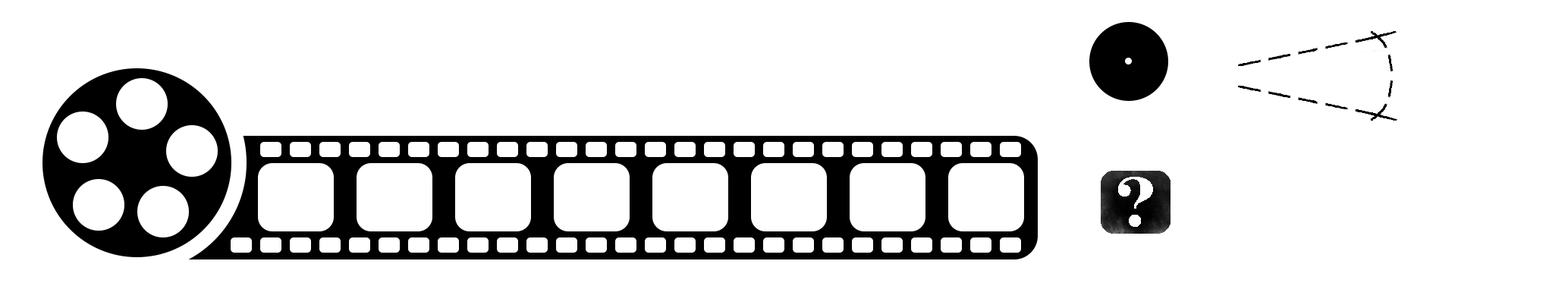
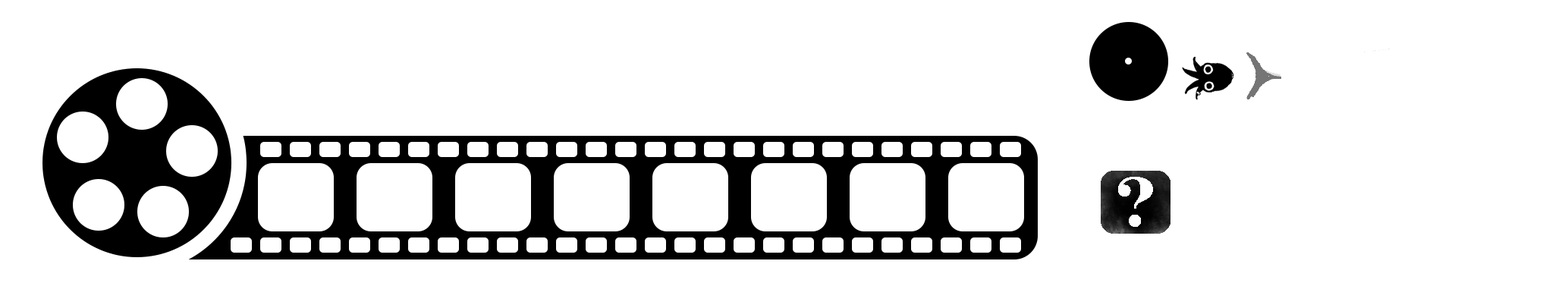
Layer changes from the first w=1568, h=305 image to the second:
showed "Layer 6" over <box>1181,56,1235,101</box>
added layer "Layer 8" above "Group 1" over <box>1246,52,1282,101</box>
moved "Layer 4" into group "Group 1" over <box>1238,31,1398,121</box>
moved "Layer 5" into group "Group 1" over <box>1238,31,1398,121</box>
